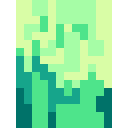
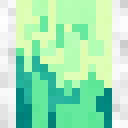
Layer changes from the first 128x128 image to the second:
added layer "noise" (soft light, 45%) above "Layer Group" over [0, 0, 128, 128]
added group "Layer Group" with 12 layers above "Background" over [0, 0, 128, 128]
moved "terra.side" into group "Layer Group" over [16, 0, 112, 128]
showed "Background copy" over [16, 0, 112, 128]
